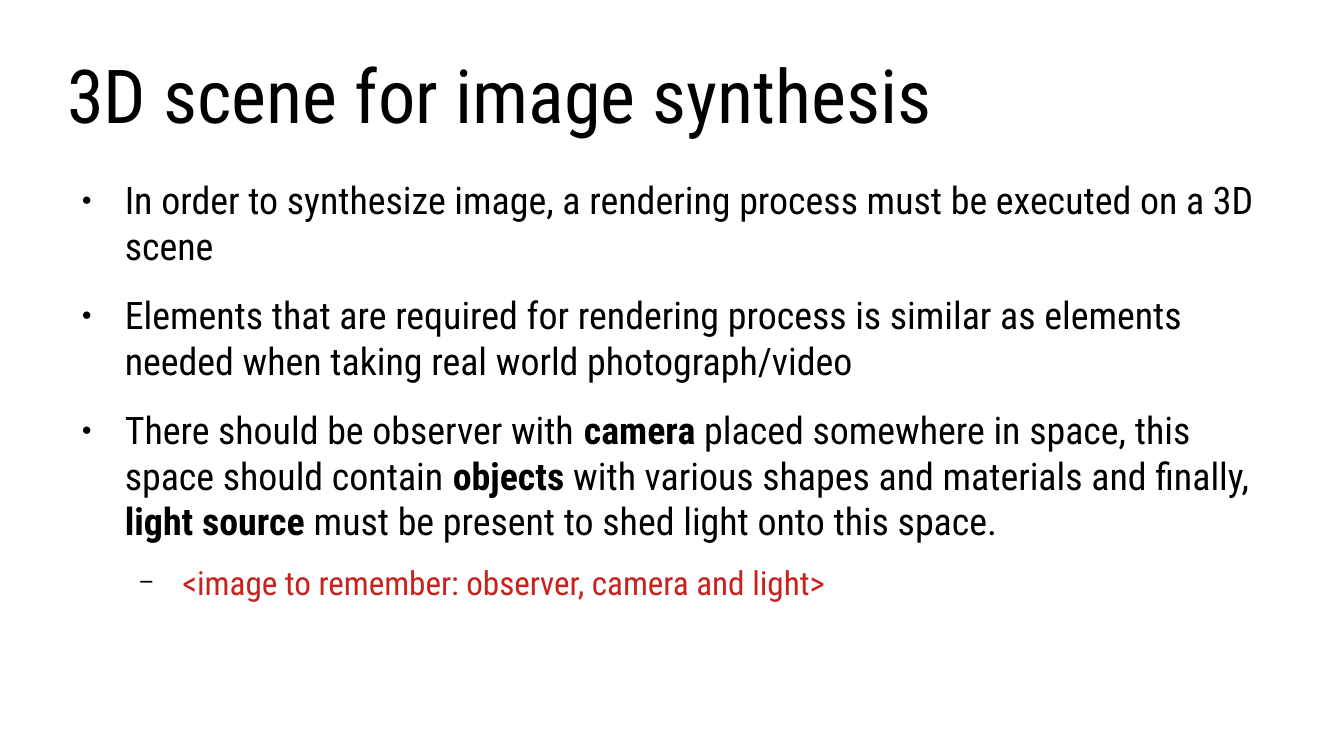
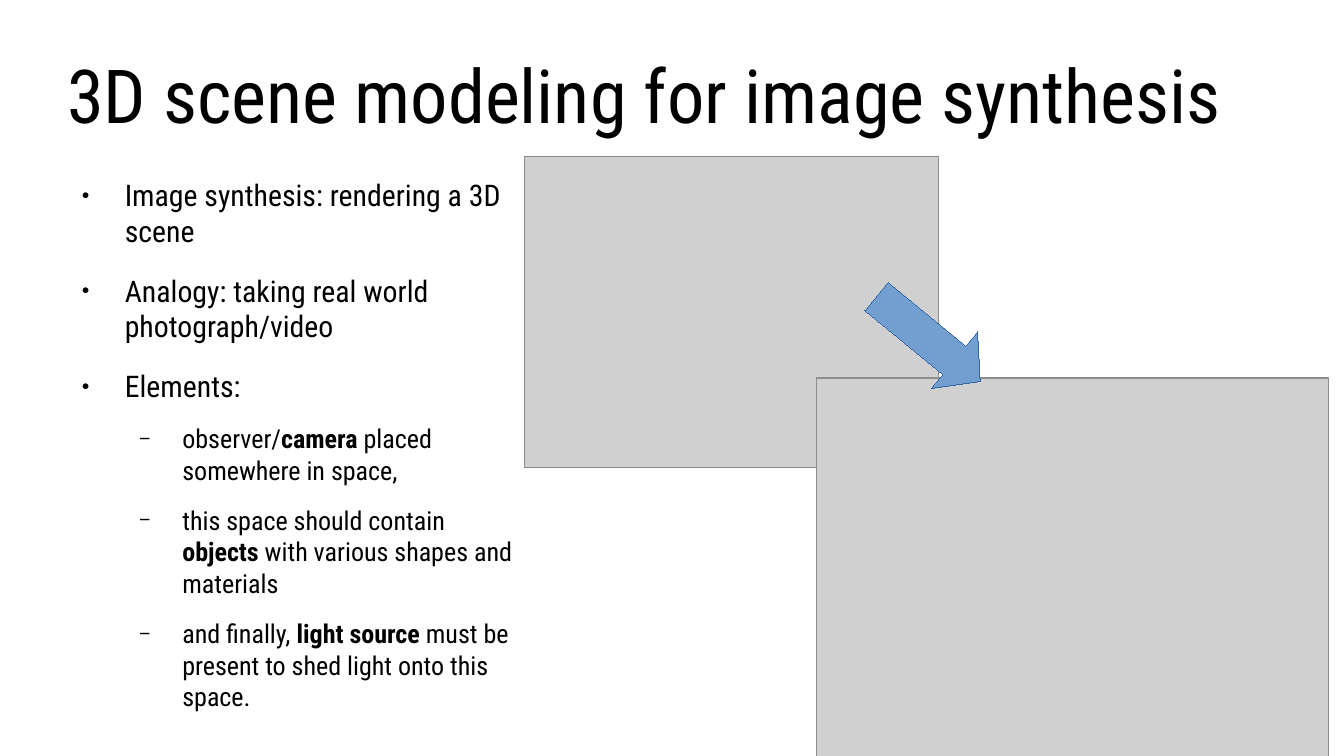
Before and after one commit to lorentzo/IntroductionToComputerGraphics, a slide deck: slide 3 of lectures/3_foundations_3d_scene/3_1_introduction_3d_scene.odp. Drawn at 1344x756 pixels with LibreOffice and Linux fonts; fonts in the diff are those of the drawing; grey boxes stand for pictures. Boxes give left, top, right and bottom in pixels: in the first picture for what was removed or moved away, otherwise in the second. Text is boxed around its words. In the diff, an @@ line names an element or a change of style, - is before the commit and + after.

Commit message:
3d objects

```diff
--- a/lectures/3_foundations_3d_scene/3_1_introduction_3d_scene.odp
+++ b/lectures/3_foundations_3d_scene/3_1_introduction_3d_scene.odp
@@ title at [67, 66, 1221, 139]: text changed @@
-3D scene for image synthesis
+3D scene modeling for image synthesis
@@ picture added at [524, 156, 939, 467] @@
@@ text at [125, 183, 512, 712]: text changed; size 22.4 to 15.4 pt @@
-● In order to synthesize image, a rendering process must be executed on a 3D scene
-● Elements that are required for rendering process is similar as elements needed when taking real world photograph/video
-● There should be observer with camera placed somewhere in space, this space should contain objects with various shapes and materials and finally, light source must be present to shed light onto this space.
-  − <image to remember: observer, camera and light>
+● Image synthesis: rendering a 3D scene
+● Analogy: taking real world photograph/video
+● Elements:
+  − observer/camera placed somewhere in space,
+  − this space should contain objects with various shapes and materials
+  − and finally, light source must be present to shed light onto this space.
@@ left arrow added at [854, 268, 1004, 410], fill #729FCF, outline #3465A4 0 pt @@
@@ picture added at [817, 378, 1329, 756] @@
```
Also in this commit, not shown: 3 other slides changed, 33 slides added, 2 slides removed, 3 other files.
